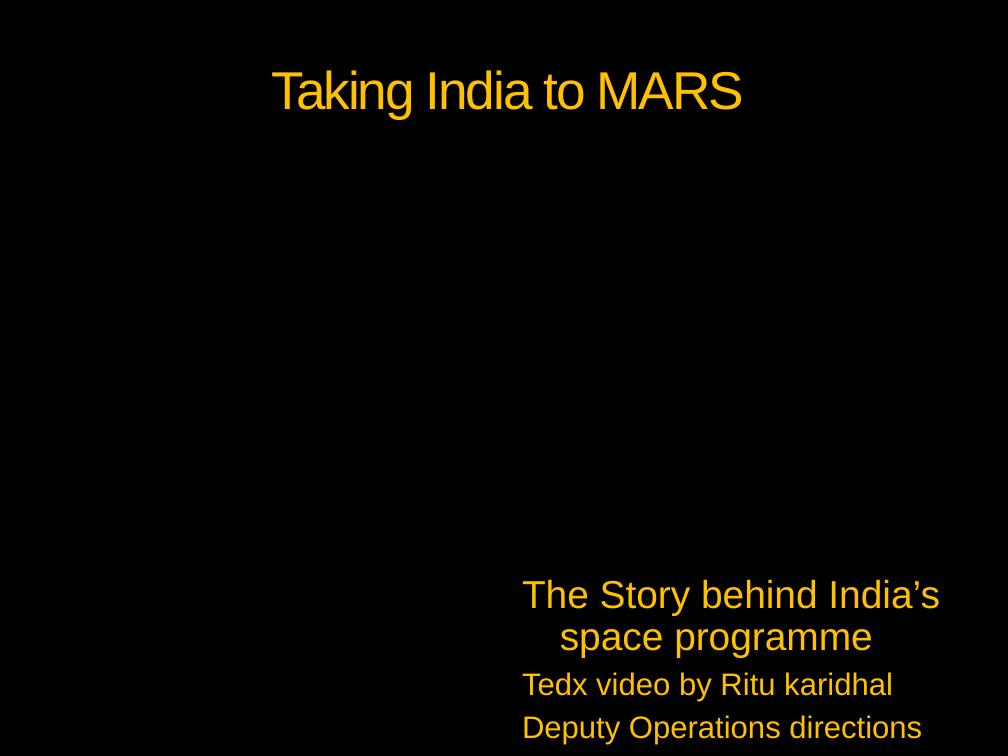
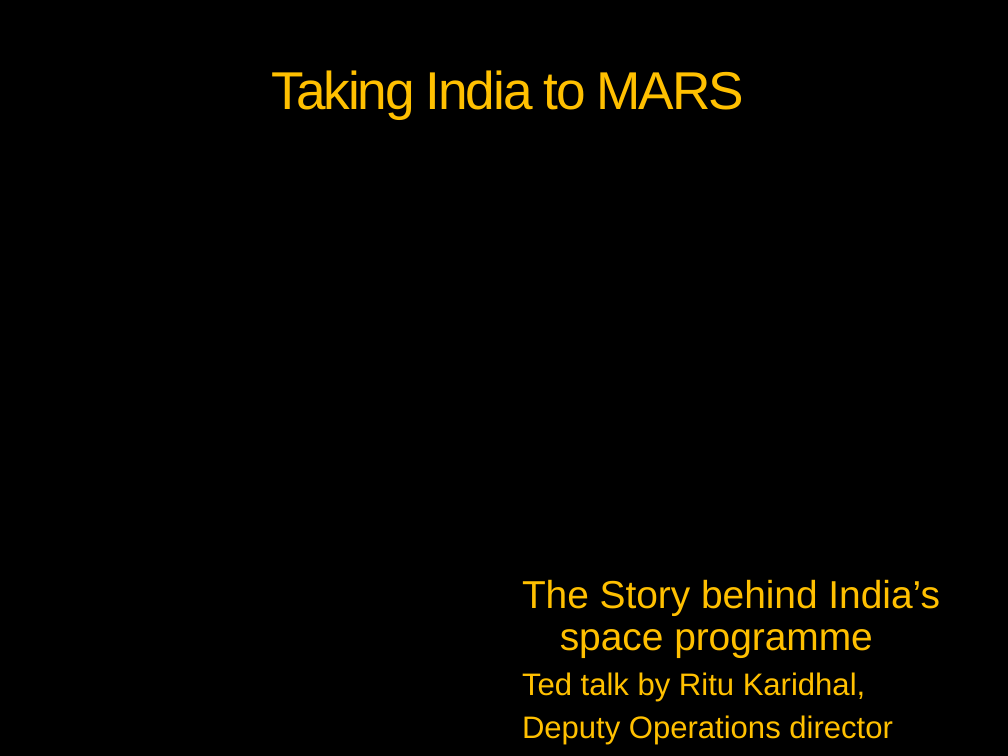
Before and after one commit to vickaas13/tedx, a slide deck: slide 1 of MOM- Taking India to MARS.pptx. Drawn at 1008x756 pixels with LibreOffice and Linux fonts; fonts in the diff are those of the drawing; background and template pictures are left out. Boxes give left, top, right and bottom in pixels: in the first picture for what was removed or moved away, otherwise in the second. Text is boxed around its words. In the diff, an @@ line names an element or a change of style, - is before the commit and + after.

```diff
--- a/MOM- Taking India to MARS.pptx
+++ b/MOM- Taking India to MARS.pptx
@@ text at <box>522,672,893,745</box>: text changed @@
-Tedx video by Ritu karidhal
-Deputy Operations directions
+Ted talk by Ritu Karidhal,
+Deputy Operations director
```
Also in this commit, not shown: 1 other slide changed, 10 slides added, 3 slides removed.
